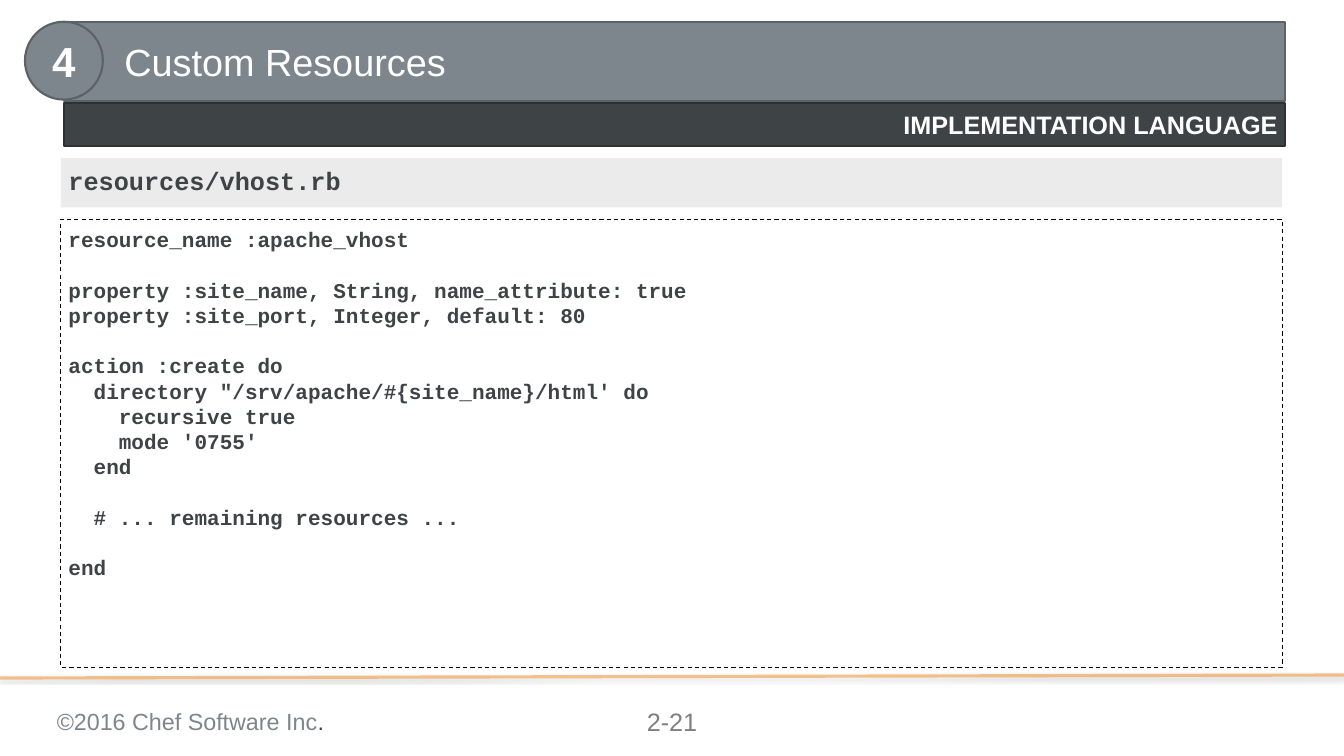
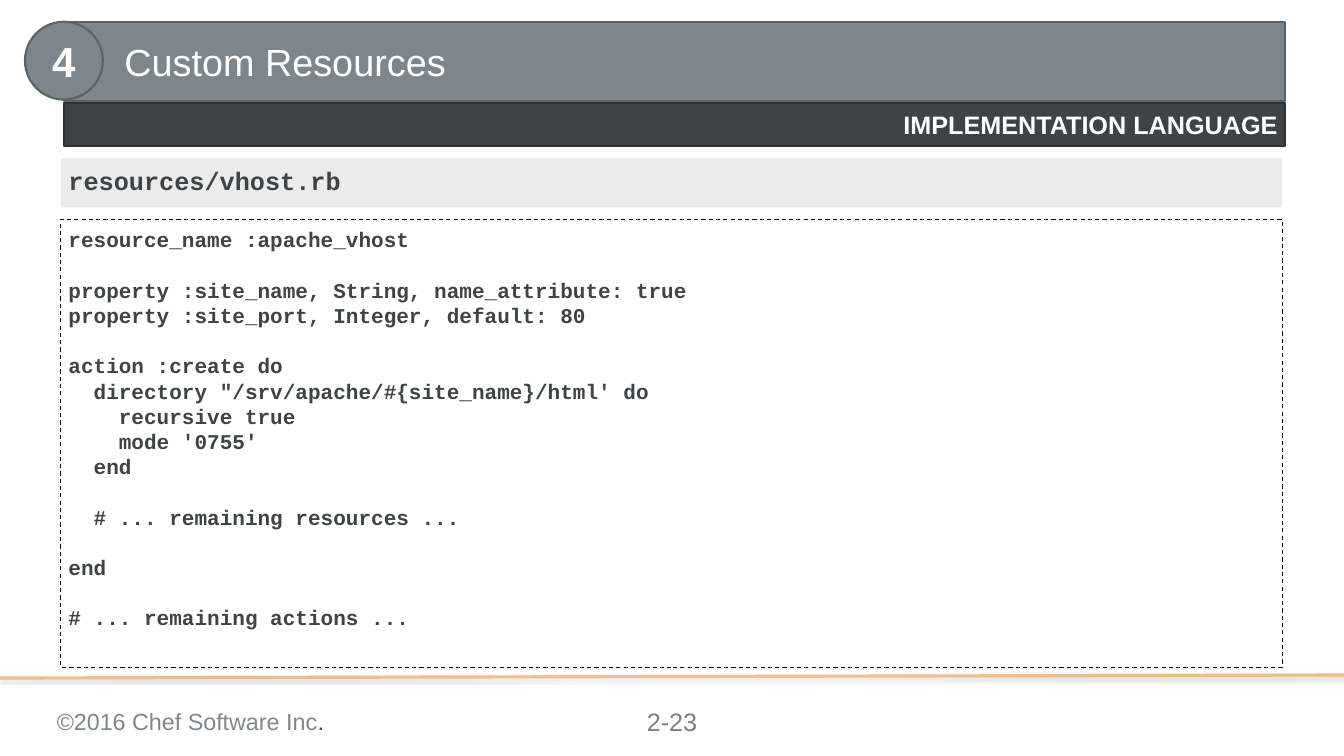
Before and after one commit to chef-training/extending_cookbooks, a slide deck: slide 23 of 02-approaches_to_extending_resources.pptx (slide 21 before the commit). Drawn at 1344x756 pixels with LibreOffice and Linux fonts; fonts in the diff are those of the drawing; background and template pictures are left out. Boxes give left, top, right and bottom in pixels: in the first picture for what was removed or moved away, otherwise in the second. Text is boxed around its words. In the diff, an @@ line names an element or a change of style, - is before the commit and + after.

```diff
--- a/02-approaches_to_extending_resources.pptx
+++ b/02-approaches_to_extending_resources.pptx
@@ text in rectangle at (144,611,358,630): paragraph added @@
+# ... remaining actions ...
@@ page number at (647,713,697,731): text changed @@
-2-21
+2-23
```
Also in this commit, not shown: 5 other slides changed, 3 slides added.
